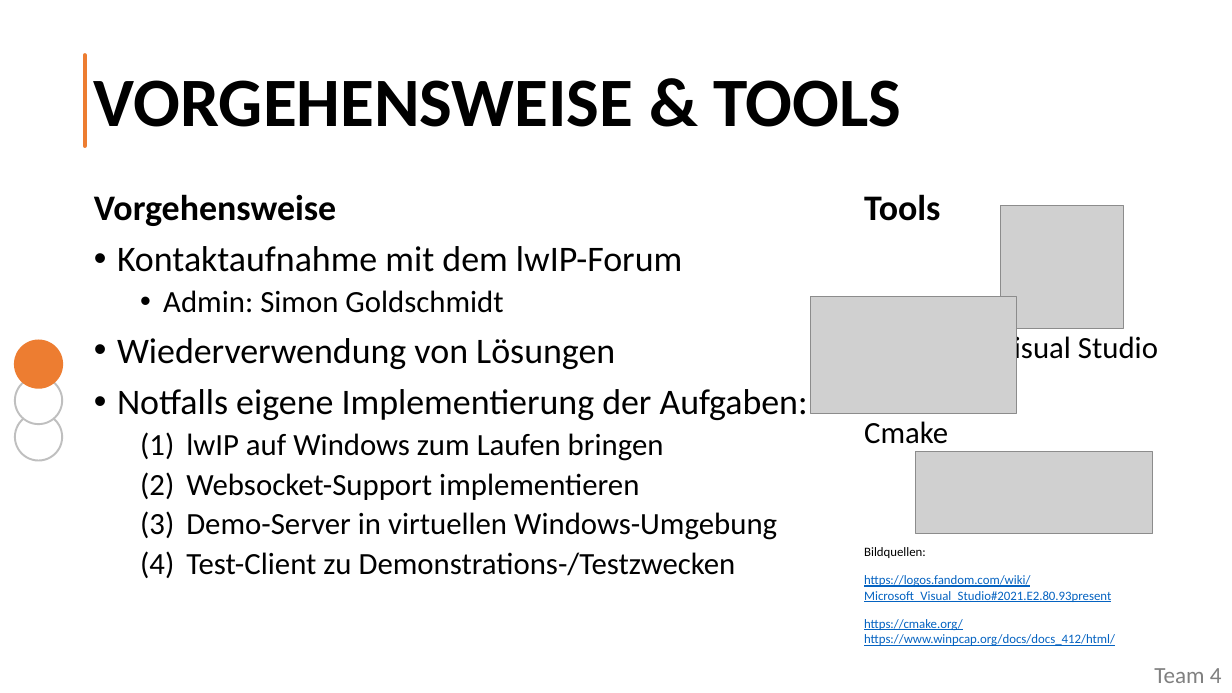
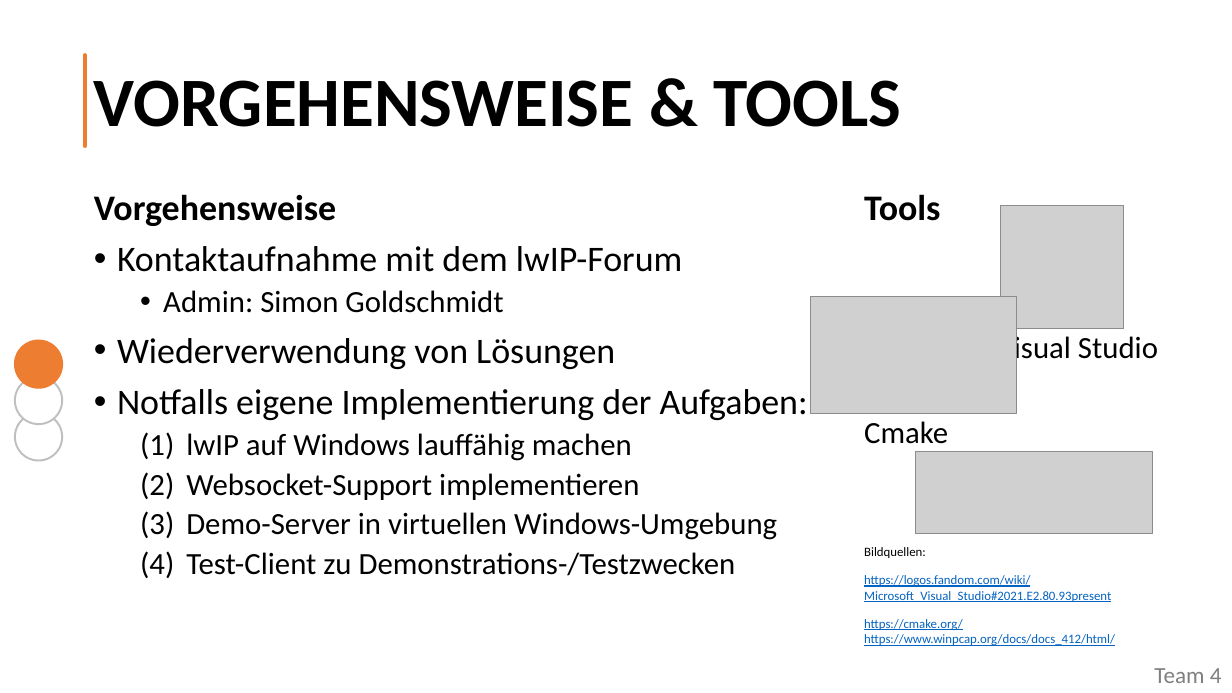
Before and after one commit to TINF20C/Team_4_Websockets-lwIP, a slide deck: slide 10 of PROJECT/TINF20C_Präsentation_Semester3_Team_4.pptx. Drawn at 1232x693 pixels with LibreOffice and Linux fonts; fonts in the diff are those of the drawing; grey boxes stand for pictures. Boxes give left, top, right and bottom in pixels: in the first picture for what was removed or moved away, otherwise in the second. Text is boxed around its words. In the diff, an @@ line names an element or a change of style, - is before the commit and + after.

```diff
--- a/PROJECT/TINF20C_Präsentation_Semester3_Team_4.pptx
+++ b/PROJECT/TINF20C_Präsentation_Semester3_Team_4.pptx
@@ text at (x1=186, y1=433, x2=632, y2=461): text changed @@
-  (1) lwIP auf Windows zum Laufen bringen
+  (1) lwIP auf Windows lauffähig machen
```
Also in this commit, not shown: 4 other slides changed.
